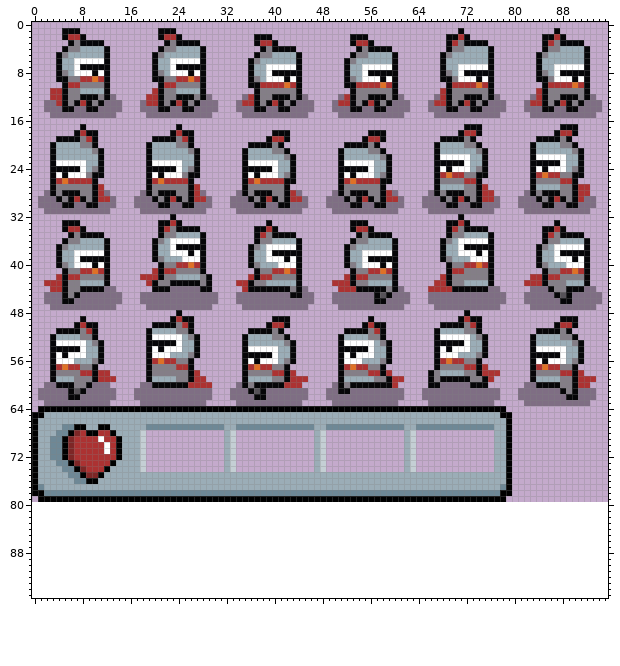
Sprite sheet, stored at dungeon-of-eternal-conquest/res/sprites/entities/player.png. The first picture shows the starting point.
The file is 96x80 pixels. Colours within 5 levels of each other are drawn and written as one. The old version is drawn lined up with the new one, on the new canvas.
Now the later version:
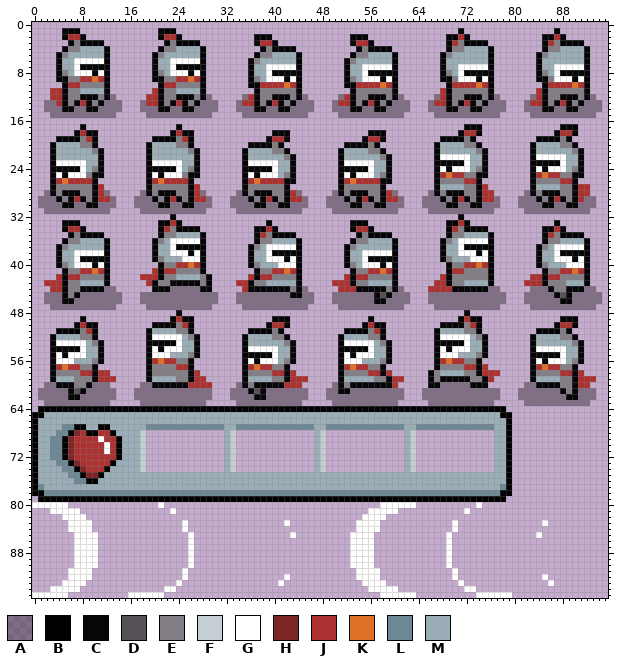
Palette (. is transparent): A #0000005a  B #000000  C #060608  D #565258  E #847e87  F #c4cfd4  G #ffffff  H #7e2626  J #ac3232  K #df7126  L #6e8896  M #9badb7
What changed:
canvas 96x80 -> 96x96
Colour G now appears in row 80 at x 0 to 5, 21, 58 to 63 and 74; in row 81 at x 3 to 7, 23, 56 to 60 and 72; in row 82 at x 5 to 8 and 55 to 58; in row 83 at x 6 to 9, 25, 42, 54 to 57, 70 and 85; in row 84 at x 6 to 9, 25, 54 to 57 and 70; in row 85 at x 7 to 10, 26, 43, 53 to 56, 69 and 84.
Colour G now appears in rows 86 to 90 at x 7 to 10, 26, 53 to 56 and 69; in row 91 at x 6 to 9, 25, 54 to 57 and 70; in row 92 at x 6 to 9, 25, 42, 54 to 57, 70 and 85; in row 93 at x 5 to 8, 24, 41, 55 to 58, 71 and 86; in row 94 at x 3 to 7, 22 to 23, 56 to 60 and 72 to 73; in row 95 at x 0 to 5, 16 to 21, 58 to 63 and 74 to 79.
Where, in picture pixels (left, top, right, bottom), the same in both pictures:
added: (32, 502, 98, 598)
added: (128, 502, 194, 598)
added: (350, 502, 416, 598)
added: (446, 502, 512, 598)
added: (284, 520, 296, 538)
added: (536, 520, 548, 538)
added: (278, 574, 290, 586)
added: (542, 574, 554, 586)
